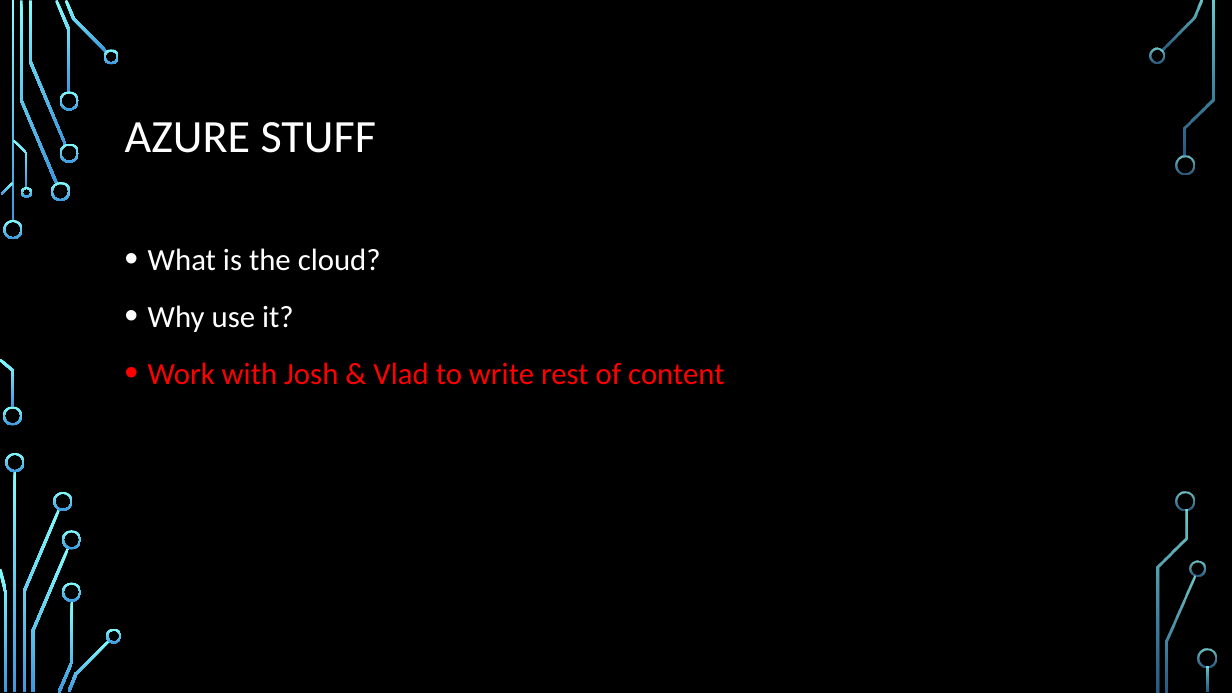
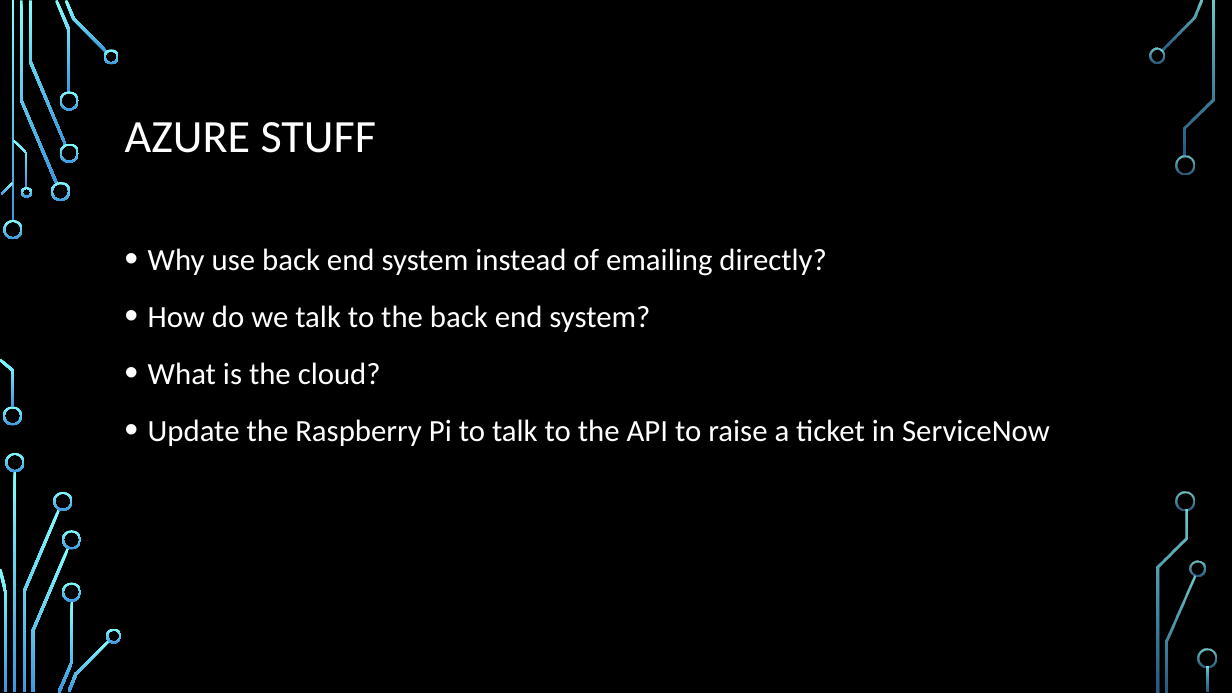
Before and after one commit to andrewjvelez/smap, a slide deck: slide 27 of docs/SMAP Materials Unbranded.pptx. Drawn at 1232x693 pixels with LibreOffice and Linux fonts; fonts in the diff are those of the drawing; background and template pictures are left out. Boxes give left, top, right and bottom in pixels: in the first picture for what was removed or moved away, otherwise in the second. Text is boxed around its words. In the diff, an @@ line names an element or a change of style, - is before the commit and + after.

Commit message:
Added Azure content

```diff
--- a/docs/SMAP Materials Unbranded.pptx
+++ b/docs/SMAP Materials Unbranded.pptx
@@ text at <box>148,248,826,332</box>: paragraphs added @@
+• Why use back end system instead of emailing directly?
+• How do we talk to the back end system?
@@ text at <box>148,419,1050,446</box>: text changed; text colour #FF0000 to #FFFFFF @@
-• Why use it?
-• Work with Josh & Vlad to write rest of content
+• Update the Raspberry Pi to talk to the API to raise a ticket in ServiceNow
```
Also in this commit, not shown: 1 other slide changed.
